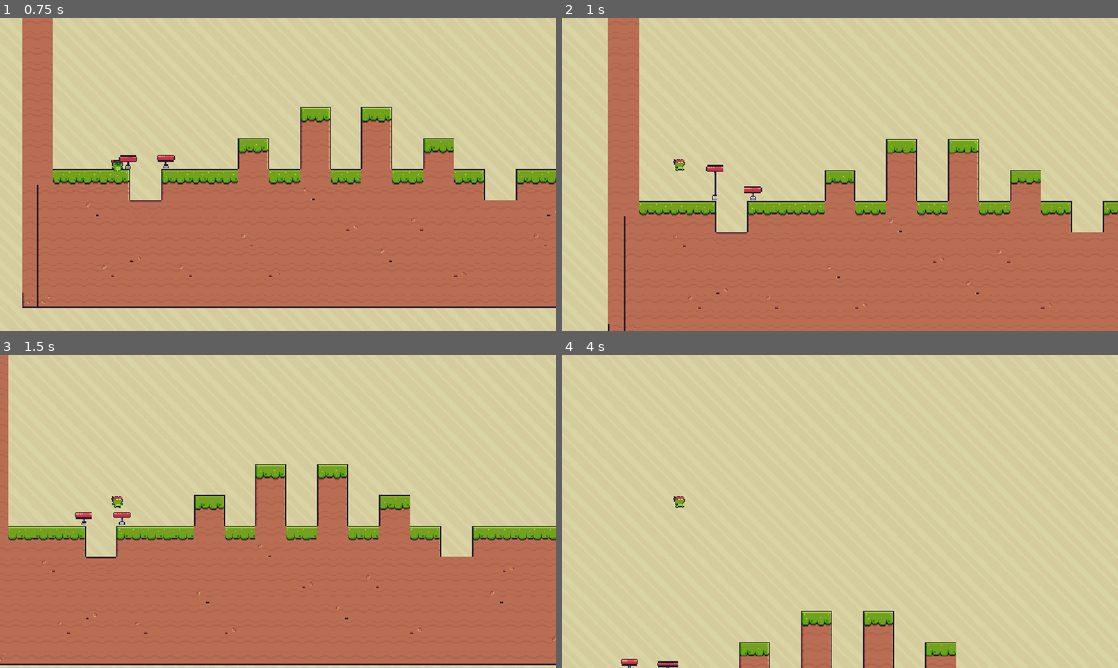
Above: before the commit, frames 1-4 (two rows, left to right).
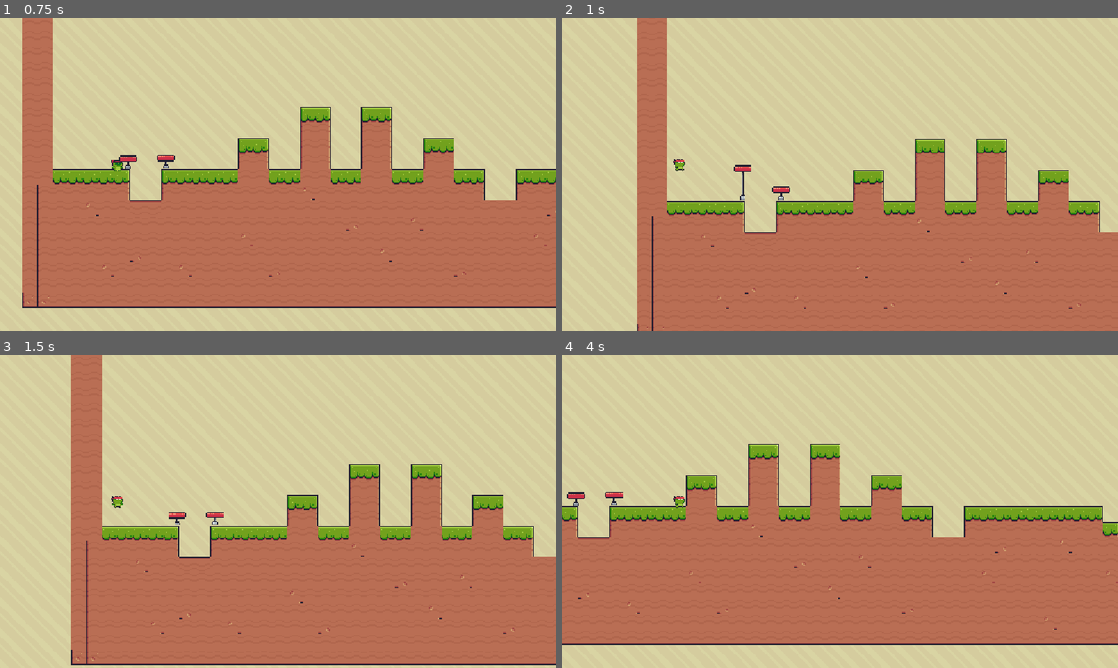
Above: after the commit, the same moments.

Repository: felizhsu0503/platformer-thingy
Game: Godot game, scene res://node_2d.tscn
The game is run twice, just before and just after one commit, with the same random seed, the same clock (stepped at 60 frames per second) and the same inputs. This scene is started directly instead of the project's main scene.
Inputs:
- Up to frame 1 (0.75 s): hold D (right) from 0.53 s (still down)
- Up to frame 2 (1 s): keep holding D (right); tap W (up) at 0.77 s
- Up to frame 3 (1.5 s): keep holding D (right)
- Up to frame 4 (4 s): tap W (up) at 1.52, 3.02, 3.77 s; release D (right) at 2.03 s; hold A (left) 2.03-2.78 s; hold D (right) from 2.78 s (still down)

Frame 1 is identical in both runs. In frame 2, 19% of the frame differs, in the area x 8-100%, y 0-100%; in frame 3, 21%; in frame 4, 48%, in the area x 0-100%, y 28-100%.

Commit message:
yes

Diff:
--- /dev/null
+++ b/area_2d.gd
@@ -0,0 +1,11 @@
+extends Area2D
+
+@export_file("*.tscn") var target_scene: String
+
+func _ready() -> void:
+	body_entered.connect(_on_body_entered)
+
+func _on_body_entered(body: Node2D) -> void:
+	if body.name == "Main charater" or body.name == "player":
+		if target_scene:
+			get_tree().change_scene_to_file(target_scene)
--- a/node_2d.tscn
+++ b/node_2d.tscn
@@ -1,8 +1,9 @@
 [gd_scene format=4 uid="uid://64ji83lhbkrh"]
 
 [ext_resource type="PackedScene" uid="uid://cdenj1quh422l" path="res://srcs/assets/node_2d.tscn" id="1_0e48y"]
+[ext_resource type="Script" uid="uid://u8b87vej7mce" path="res://area_2d.gd" id="2_0e48y"]
 
-[node name="Node2D" unique_id=1984608119 instance=ExtResource("1_0e48y")]
+[node name="Node2D2" unique_id=1984608119 instance=ExtResource("1_0e48y")]
 
 [node name="TextureRect" parent="Parallax2D" parent_id_path=PackedInt32Array(706336141) index="0" unique_id=215778679]
 offset_left = -1435.0
@@ -12,3 +13,10 @@
 
 [node name="TileMapLayer" parent="." index="1" unique_id=1459879583]
 tile_map_data = PackedByteArray("AAAJAAUAAAAJAAAAAAAJAAQAAAAHAAEAAAAJAAMAAAAHAAEAAAAJAAIAAAAHAAEAAAAJAAEAAAAHAAEAAAAIAA …(13696 unchanged characters)…
+
+[node name="Area2D" type="Area2D" parent="." index="4" unique_id=1124132523]
+script = ExtResource("2_0e48y")
+
+[node name="CollisionShape2D" type="CollisionShape2D" parent="Area2D" index="0" unique_id=1370349499]
+
+[node name="Sprite2D" type="Sprite2D" parent="Area2D" index="1" unique_id=480606772]
--- /dev/null
+++ b/srcs/assets/Free/node_2d.tscn
@@ -0,0 +1,3 @@
+[gd_scene format=3 uid="uid://ejdlcvretfs"]
+
+[node name="Node2D" type="Node2D" unique_id=1235577254]
--- a/srcs/assets/main_charater.gd
+++ b/srcs/assets/main_charater.gd
@@ -3,7 +3,7 @@
 
 const SPEED = 300.0
 const JUMP_VELOCITY = -400.0
-
+@export_range(0.0, 1.0, 0.1) var bounce_modifier := 0.1
 var direction :Vector2
 func apply_velocity(added_vec:Vector2):
 	velocity += added_vec
@@ -21,7 +21,10 @@
 	# As good practice, you should replace UI actions with custom gameplay actions.
 	var input_direction := Input.get_axis("left", "right")
 	if input_direction:
-		velocity.x = input_direction * SPEED
+		if not is_equal_approx(direction.x, 0):
+			velocity.x = input_direction * SPEED * bounce_modifier
+		else:
+			velocity.x = input_direction * SPEED
 	else:
 		velocity.x = move_toward(velocity.x, 0, SPEED)
 	velocity.x += lerp(direction.x, 0.0, 0.8)
Not shown, added: area_2d.gd.uid
